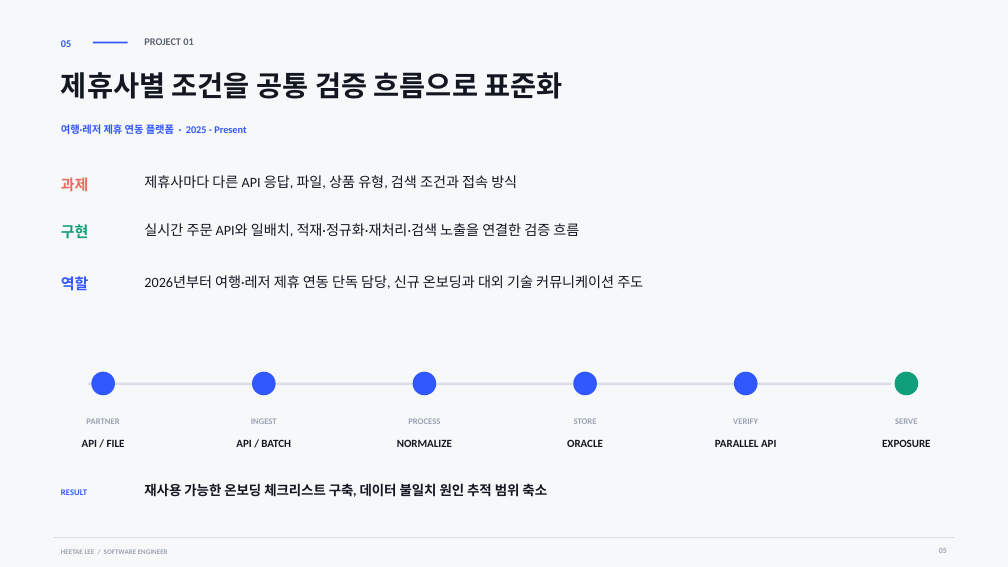
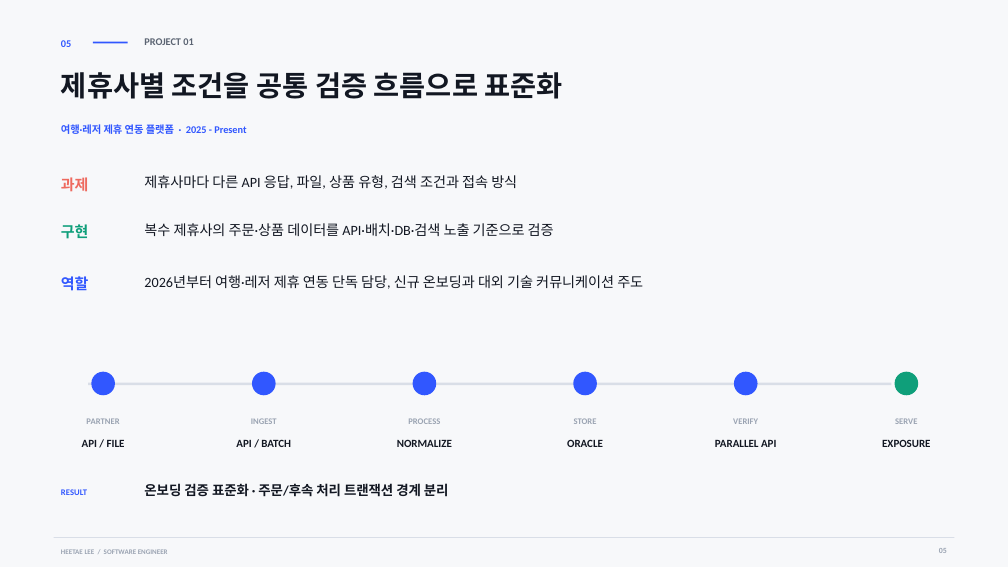
Before and after one commit to heetae-L/heetae-L.github.io, a slide deck: slide 5 of portfolio/heetae-lee-portfolio.pptx. Drawn at 1008x567 pixels with LibreOffice and Linux fonts; fonts in the diff are those of the drawing. Boxes give left, top, right and bottom in pixels: in the first picture for what was removed or moved away, otherwise in the second. Text is boxed around its words. In the diff, an @@ line names an element or a change of style, - is before the commit and + after.

```diff
--- a/portfolio/heetae-lee-portfolio.pptx
+++ b/portfolio/heetae-lee-portfolio.pptx
@@ text at <box>144,223,554,236</box>: text changed @@
-실시간 주문 API와 일배치, 적재·정규화·재처리·검색 노출을 연결한 검증 흐름
+복수 제휴사의 주문·상품 데이터를 API·배치·DB·검색 노출 기준으로 검증
@@ text at <box>144,483,449,497</box>: text changed @@
-재사용 가능한 온보딩 체크리스트 구축, 데이터 불일치 원인 추적 범위 축소
+온보딩 검증 표준화 · 주문/후속 처리 트랜잭션 경계 분리
```
Also in this commit, not shown: 3 other slides changed, 12 other files.
